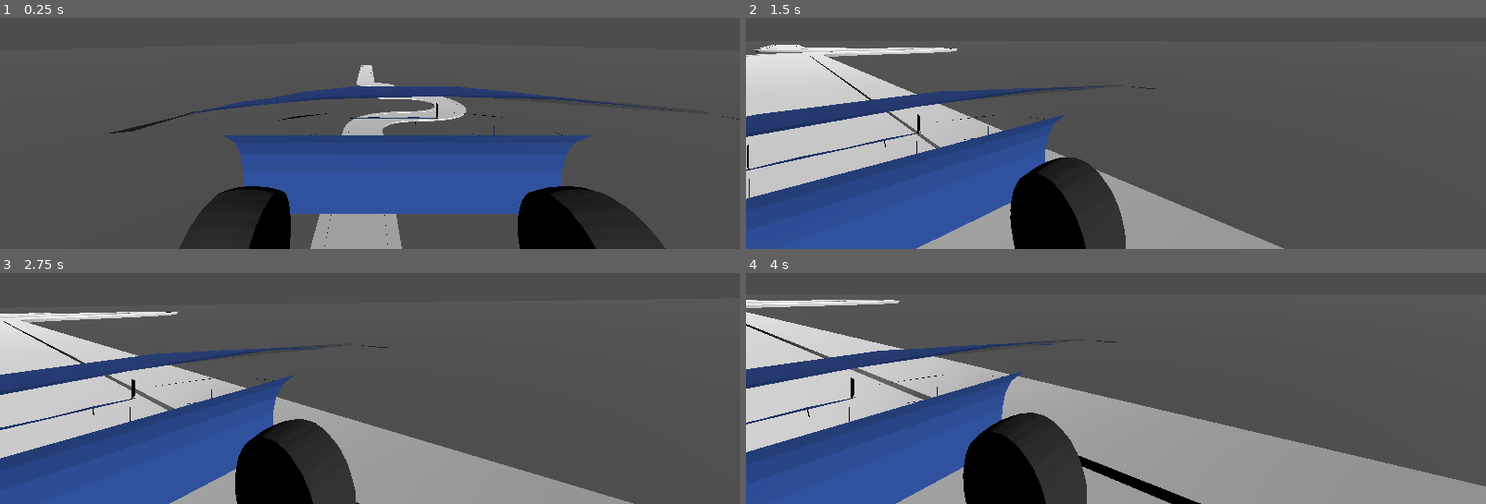
Above: before the commit, frames 1-4 (two rows, left to right).
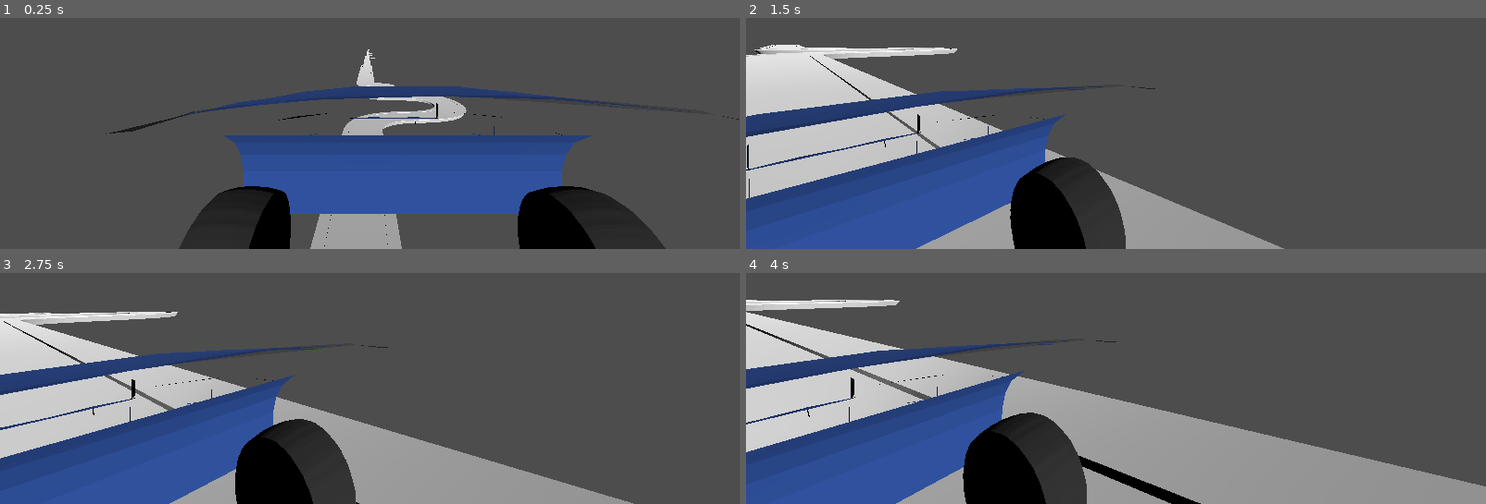
Above: after the commit, the same moments.

Repository: 45DegreeAngl/Code-for-cause
Game: Godot game, scene res://Prefabs/segment_spawner.tscn
Two runs of this game, one before a commit and one after it. Both use one fixed random seed, a clock stepped at 60 frames per second and the inputs below. This scene is started directly instead of the project's main scene.
Inputs (mouse positions are in pixels of both pictures, inside the frame that each line leads up to):
- Up to frame 1 (0.25 s): no input
- Up to frame 2 (1.5 s): tap Enter (Enter) at 0.5 s; move the mouse to (1153, 38) at 0.52 s; hold Page Up (Page Up) from 0.53 s (still down); tap 0 (0) at 0.6 s; click (1153, 38) at 0.67 s; tap 1 (1) at 0.8, 1.35 s; move the mouse to (1079, 43) at 1.27 s
- Up to frame 3 (2.75 s): keep holding Page Up (Page Up); tap 2 (2) at 1.55, 2.1 s; move the mouse to (384, 289) at 2.02 s; tap 3 (3) at 2.3 s
- Up to frame 4 (4 s): keep holding Page Up (Page Up); move the mouse to (1108, 303) at 2.77 s; tap 3 (3) at 2.85 s; click (1108, 303) at 2.92 s; tap 4 (4) at 3.05, 3.6 s; move the mouse to (1167, 300) at 3.52 s; tap 5 (5) at 3.8 s

The runs differ from the first frame. In frame 1, 0.1% of the frame differs, in the area x 48-63%, y 13-48%; in frame 2, 0.2%; in frame 3, 0.2%; in frame 4, 0.2%, in the area x 0-21%, y 13-17%.

Commit message:
Changed some stuff in the segment spawner code
Really just upped the count from 20 to 1000 to prove a point

Diff:
--- a/Prefabs/Roads/Ankle breaker debug.tscn
+++ b/Prefabs/Roads/Ankle breaker debug.tscn
@@ -1,6 +1,6 @@
 [gd_scene load_steps=2 format=3 uid="uid://ci6ln5dw5x4oe"]
 
-[ext_resource type="MeshLibrary" uid="uid://dijf42bc3wwdu" path="res://Assets/Models/Mesh Libraries/Street Debug.tres" id="1_xn0x0"]
+[ext_resource type="MeshLibrary" uid="uid://dijf42bc3wwdu" path="res://Assets/Models/Mesh Libraries/Street debug.tres" id="1_xn0x0"]
 
 [node name="Debug Straight" type="GridMap"]
 mesh_library = ExtResource("1_xn0x0")
--- a/Prefabs/segment_spawner.gd
+++ b/Prefabs/segment_spawner.gd
@@ -14,7 +14,7 @@
 		packed_offsets[segment] = offset * $Roads.scale * Vector3(1,1,1)
 	print(packed_offsets)
 	spawn_road(road_segments[0])
-	for num_roads in range(20):
+	for num_roads in range(1000):
 		spawn_road(road_segments.pick_random())
 
 
--- a/Prefabs/segment_spawner.tscn
+++ b/Prefabs/segment_spawner.tscn
@@ -1,14 +1,10 @@
-[gd_scene load_steps=8 format=3 uid="uid://c0isynyusocwo"]
+[gd_scene load_steps=6 format=3 uid="uid://c0isynyusocwo"]
 
 [ext_resource type="Script" path="res://Prefabs/segment_spawner.gd" id="1_rkbci"]
 [ext_resource type="PackedScene" uid="uid://ci6ln5dw5x4oe" path="res://Prefabs/Roads/Ankle breaker debug.tscn" id="2_fmjpd"]
 [ext_resource type="PackedScene" uid="uid://7yiw8v4t5rt7" path="res://Prefabs/Roads/Death.tscn" id="3_tg4gt"]
 [ext_resource type="PackedScene" uid="uid://bfe2n5yc1ofd5" path="res://Prefabs/Roads/debug_straight.tscn" id="4_l3tqm"]
 [ext_resource type="PackedScene" uid="uid://bup5hafnqfbh2" path="res://Prefabs/Player/Player Car.tscn" id="5_kebmv"]
-
-[sub_resource type="PlaneMesh" id="PlaneMesh_fx3x6"]
-
-[sub_resource type="WorldBoundaryShape3D" id="WorldBoundaryShape3D_fmdr0"]
 
 [node name="Segment Spawner" type="Node"]
 script = ExtResource("1_rkbci")
@@ -23,13 +19,3 @@
 
 [node name="DirectionalLight3D" type="DirectionalLight3D" parent="."]
 transform = Transform3D(0.82466, -0.565629, 0, 0.547531, 0.798273, 0.250938, -0.141938, -0.206938, 0.968003, 0, 0, 0)
-
-[node name="MeshInstance3D" type="MeshInstance3D" parent="."]
-transform = Transform3D(911.829, 0, 0, 0, 0.999998, 0, 0, 0, 3565.32, 0, 14.5, 50.193)
-mesh = SubResource("PlaneMesh_fx3x6")
-
-[node name="StaticBody3D" type="StaticBody3D" parent="."]
-
-[node name="CollisionShape3D" type="CollisionShape3D" parent="StaticBody3D"]
-transform = Transform3D(1, 0, 0, 0, 1, 0, 0, 0, 1, 0, 14.5, 0)
-shape = SubResource("WorldBoundaryShape3D_fmdr0")
